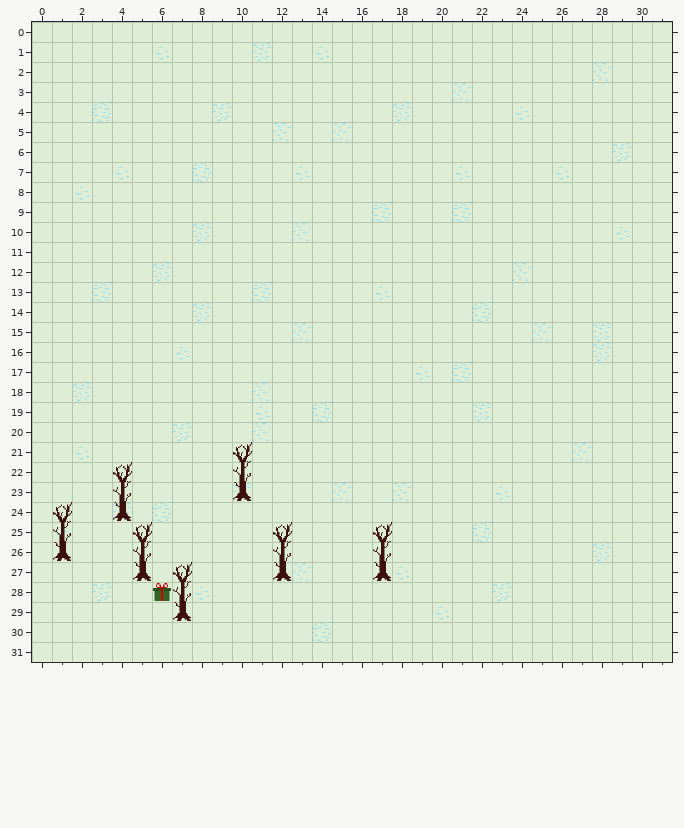
A Tiled map gets an edit: desktop/out/production/resources/maps/map.tmx. Above, as it was before the edit.
Cells are 32x32 px. Shown: x 0..31, y 0..31.
Once edited:
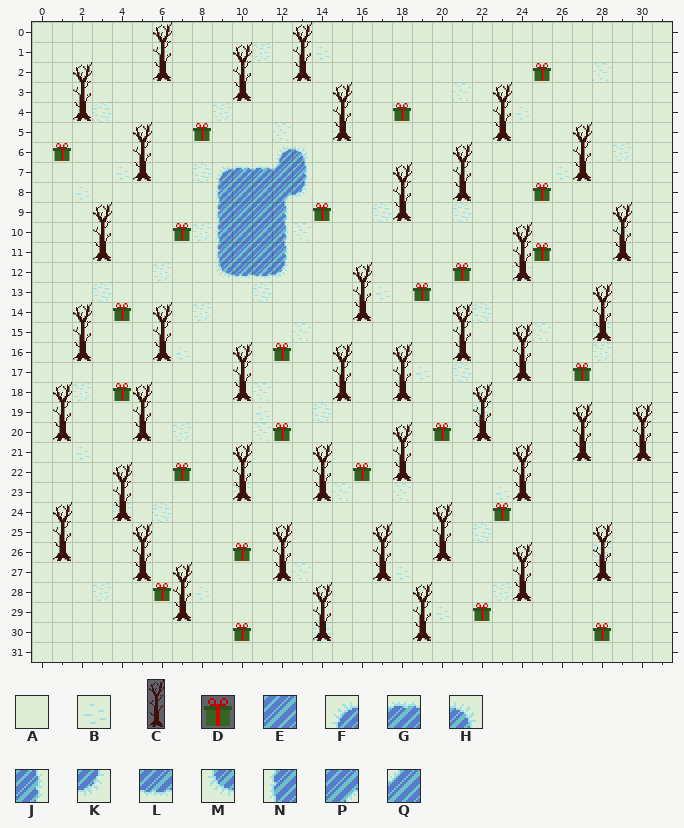
Key: from "spritesheet": A 2 "snow0", B 3 "snow1", C 7 "tree0", D 9 "present", E 10 "ice0", F 11 "ice1", G 12 "ice2", H 13 "ice3", J 14 "ice4", K 15 "ice5", L 16 "ice6", M 17 "ice7", N 18 "ice8", P 19 "ice9", Q 21 "ice11".
_ is an empty cell.
Diff:
Layer "terrain":
y 6: x 12..13 AA -> FH
y 7: x 9..13 AAAAB -> FGGQJ
y 8: x 9..13 AAAAA -> NEEPK
y 9..11: x 9..12 AAAA -> NEEJ
y 12: x 9..12 AAAA -> MLLK
Layer "forest":
y 2: x 6 _ -> C; x 13 _ -> C; x 25 _ -> D
y 3: x 10 _ -> C
y 4: x 2 _ -> C; x 18 _ -> D
y 5: x 8 _ -> D; x 15 _ -> C; x 23 _ -> C
y 6: x 1 _ -> D
y 7: x 5 _ -> C; x 27 _ -> C
y 8: x 21 _ -> C; x 25 _ -> D
y 9: x 14 _ -> D; x 18 _ -> C
y 10: x 7 _ -> D
y 11: x 3 _ -> C; x 25 _ -> D; x 29 _ -> C
y 12: x 21 _ -> D; x 24 _ -> C
y 13: x 19 _ -> D
y 14: x 4 _ -> D; x 16 _ -> C
y 15: x 28 _ -> C
y 16: x 2 _ -> C; x 6 _ -> C; x 12 _ -> D; x 21 _ -> C
y 17: x 24 _ -> C; x 27 _ -> D
y 18: x 4 _ -> D; x 10 _ -> C; x 15 _ -> C; x 18 _ -> C
y 20: x 1 _ -> C; x 5 _ -> C; x 12 _ -> D; x 20 _ -> D; x 22 _ -> C
y 21: x 27 _ -> C; x 30 _ -> C
y 22: x 7 _ -> D; x 16 _ -> D; x 18 _ -> C
y 23: x 14 _ -> C; x 24 _ -> C
y 24: x 23 _ -> D
y 26: x 10 _ -> D; x 20 _ -> C
y 27: x 28 _ -> C
y 28: x 24 _ -> C
y 29: x 22 _ -> D
y 30: x 10 _ -> D; x 14 _ -> C; x 19 _ -> C; x 28 _ -> D
